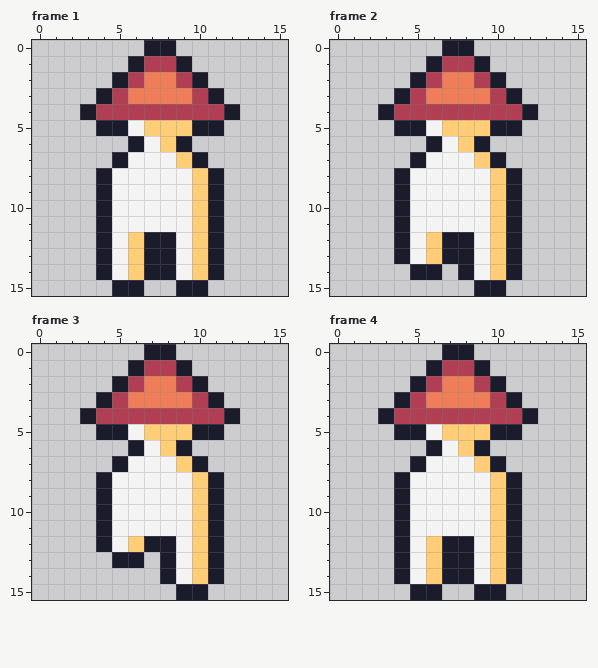
Edited in one commit: pixel-art file (2d art/playerRed.aseprite). That is the earlier state.
16x16 pixels, 6 frames. Shown: frame 1, frame 2, frame 3, frame 4. The commit also changed other frames, which this record leaves out.
And afterwards:
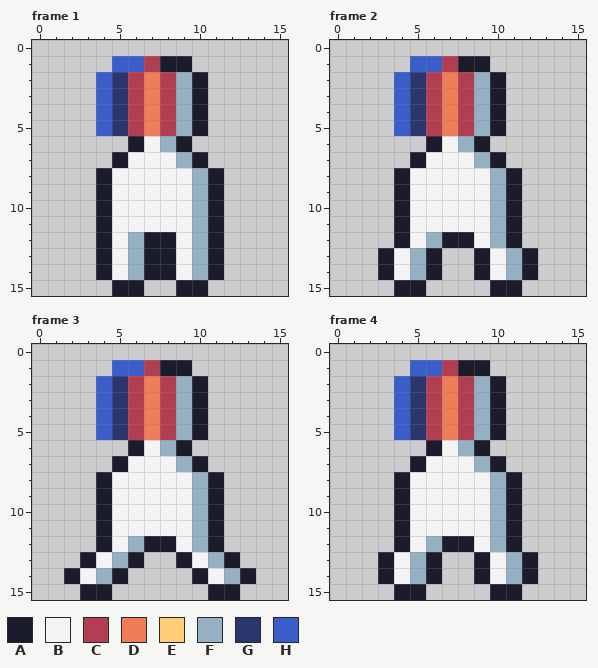
Palette (. is transparent): A #1a1c2c  B #f4f4f4  C #b13e53  D #ef7d57  E #ffcd75  F #94b0c2  G #29366f  H #3b5dc9
Commit message: play walk+jump
Edits made:
--- frame 1, layer "Layer 1"
@@ x 0..15 @@
- 0 .......AA.......
- 1 ......ACCA......
- 2 .....ACDDCA.....
- 3 ....ACDDDDCA....
- 4 ...ACCCCCCCCA...
- 5 ....AABEEEAA....
- 6 ......ABEA......
- 7 .....ABBBEA.....
- 8 ....ABBBBBEA....
- 9 ....ABBBBBEA....
-10 ....ABBBBBEA....
-11 ....ABBBBBEA....
-12 ....ABEAABEA....
-13 ....ABEAABEA....
-14 ....ABEAABEA....
+ 0 ................
+ 1 .....HHCAA......
+ 2 ....HGCDCFA.....
+ 3 ....HGCDCFA.....
+ 4 ....HGCDCFA.....
+ 5 ....HGCDCFA.....
+ 6 ......ABFA......
+ 7 .....ABBBFA.....
+ 8 ....ABBBBBFA....
+ 9 ....ABBBBBFA....
+10 ....ABBBBBFA....
+11 ....ABBBBBFA....
+12 ....ABFAABFA....
+13 ....ABFAABFA....
+14 ....ABFAABFA....
 15 .....AA..AA.....
--- frame 2, layer "Layer 1"
@@ x 0..15 @@
- 0 .......AA.......
- 1 ......ACCA......
- 2 .....ACDDCA.....
- 3 ....ACDDDDCA....
- 4 ...ACCCCCCCCA...
- 5 ....AABEEEAA....
- 6 ......ABEA......
- 7 .....ABBBEA.....
- 8 ....ABBBBBEA....
- 9 ....ABBBBBEA....
-10 ....ABBBBBEA....
-11 ....ABBBBBEA....
-12 ....ABEAABEA....
-13 ....ABEAABEA....
-14 .....AA.ABEA....
-15 .........AA.....
+ 0 ................
+ 1 .....HHCAA......
+ 2 ....HGCDCFA.....
+ 3 ....HGCDCFA.....
+ 4 ....HGCDCFA.....
+ 5 ....HGCDCFA.....
+ 6 ......ABFA......
+ 7 .....ABBBFA.....
+ 8 ....ABBBBBFA....
+ 9 ....ABBBBBFA....
+10 ....ABBBBBFA....
+11 ....ABBBBBFA....
+12 ....ABFAABFA....
+13 ...ABFA..ABFA...
+14 ...ABFA..ABFA...
+15 ....AA....AA....
--- frame 3, layer "Layer 1"
@@ x 0..15 @@
- 0 .......AA.......
- 1 ......ACCA......
- 2 .....ACDDCA.....
- 3 ....ACDDDDCA....
- 4 ...ACCCCCCCCA...
- 5 ....AABEEEAA....
- 6 ......ABEA......
- 7 .....ABBBEA.....
- 8 ....ABBBBBEA....
- 9 ....ABBBBBEA....
-10 ....ABBBBBEA....
-11 ....ABBBBBEA....
-12 ....ABEAABEA....
-13 .....AA.ABEA....
-14 ........ABEA....
-15 .........AA.....
+ 0 ................
+ 1 .....HHCAA......
+ 2 ....HGCDCFA.....
+ 3 ....HGCDCFA.....
+ 4 ....HGCDCFA.....
+ 5 ....HGCDCFA.....
+ 6 ......ABFA......
+ 7 .....ABBBFA.....
+ 8 ....ABBBBBFA....
+ 9 ....ABBBBBFA....
+10 ....ABBBBBFA....
+11 ....ABBBBBFA....
+12 ....ABFAABFA....
+13 ...ABFA..ABFA...
+14 ..ABFA....ABFA..
+15 ...AA......AA...
--- frame 4, layer "Layer 1"
@@ x 0..15 @@
- 0 .......AA.......
- 1 ......ACCA......
- 2 .....ACDDCA.....
- 3 ....ACDDDDCA....
- 4 ...ACCCCCCCCA...
- 5 ....AABEEEAA....
- 6 ......ABEA......
- 7 .....ABBBEA.....
- 8 ....ABBBBBEA....
- 9 ....ABBBBBEA....
-10 ....ABBBBBEA....
-11 ....ABBBBBEA....
-12 ....ABEAABEA....
-13 ....ABEAABEA....
-14 ....ABEAABEA....
-15 .....AA..AA.....
+ 0 ................
+ 1 .....HHCAA......
+ 2 ....HGCDCFA.....
+ 3 ....HGCDCFA.....
+ 4 ....HGCDCFA.....
+ 5 ....HGCDCFA.....
+ 6 ......ABFA......
+ 7 .....ABBBFA.....
+ 8 ....ABBBBBFA....
+ 9 ....ABBBBBFA....
+10 ....ABBBBBFA....
+11 ....ABBBBBFA....
+12 ....ABFAABFA....
+13 ...ABFA..ABFA...
+14 ...ABFA..ABFA...
+15 ....AA....AA....
Pixel boxes of the changes (left, top, right, bottom) in both pictures:
changed: (80, 40, 240, 280)
changed: (378, 40, 538, 296)
changed: (64, 344, 256, 600)
changed: (378, 344, 538, 600)
